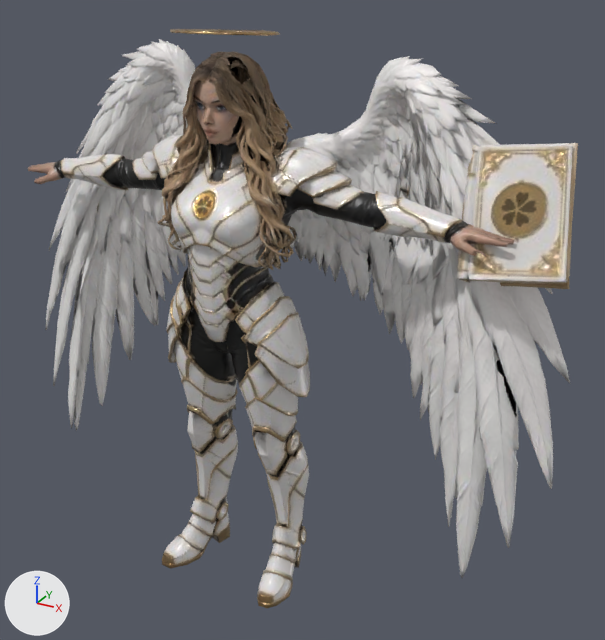
What one commit did to the glTF model base/assets/sage/sage_rigged_lite.glb.
Rendered twice from a camera (50 mm lens) standing at (1.27, -1.95, 1.9) and looking at (0.13, 0.13, 0.85). Lighting does not change. The marker at lower left points along +X, +Y and +Z. The first picture is the older version. Vertices at exactly the same position are counted once.

The first picture shows 'Sage'.
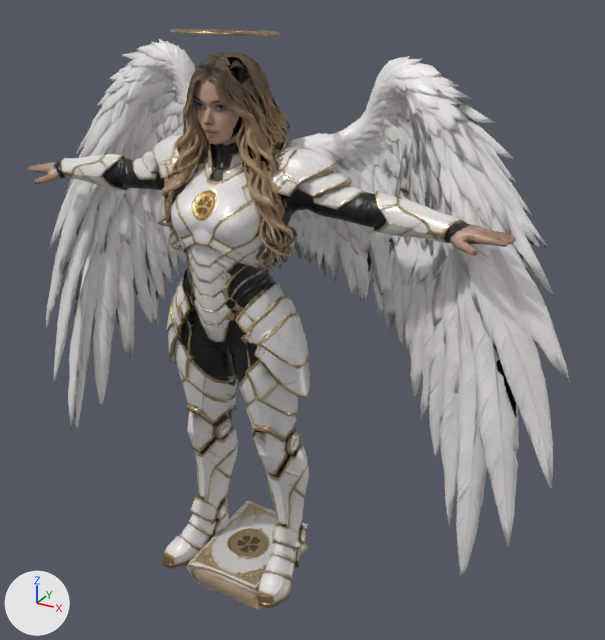
Pixel boxes (x1, y1, x2, y2) of what changed, in the pictures (605 x 640 px):
```json
{"object": "Sage", "change": "reshaped", "before": [28, 29, 578, 608], "after": [28, 29, 570, 608]}
{"object": "SageBook", "change": "added", "after": [186, 501, 309, 611]}
{"part": 1, "of": "me_sage", "change": "cut back", "before": [457, 143, 578, 289]}
```

Edits to the scene script, one JSON object a line:
```json
{"block": "me_sage", "where": "# used by ob_sage; location = (0.0, 0.0, 0.0)"}
{"op": "remove", "block": "me_sage", "code": "me_sage.from_pydata(...)  # 11670 vertices, 24924 faces; spans x -0.96..0.96, y -0.2..0.3, z 0.0..1.72"}
{"op": "add", "block": "me_sage", "code": "me_sage.from_pydata(...)  # 11350 vertices, 24288 faces; spans x -0.96..0.96, y -0.2..0.3, z 0.0..1.72"}
{"block": "me_sage", "change": "me_sage part 1: 3 vertices moved within x 0.6..0.72, y -0.02..0.18, z 1.25..1.39; 320 vertices removed from x 0.6..0.93, y -0.08..0.25, z 1.11..1.47"}
{"op": "add", "block": "me_sagebook", "code": ["me_sagebook = bpy.data.meshes.new('SageBook')", "me_sagebook.from_pydata(...)  # 320 vertices, 636 faces; spans x -0.141..0.135, y -0.196..0.192, z -0.074..0.082", "me_sagebook.materials.append(mat_sagemeshy)"]}
{"op": "add", "block": "ob_sagebook", "code": ["ob_sagebook = bpy.data.objects.new('SageBook', me_sagebook)", "ob_sagebook.location = (0.0, 0.0, 0.0)"]}
```
